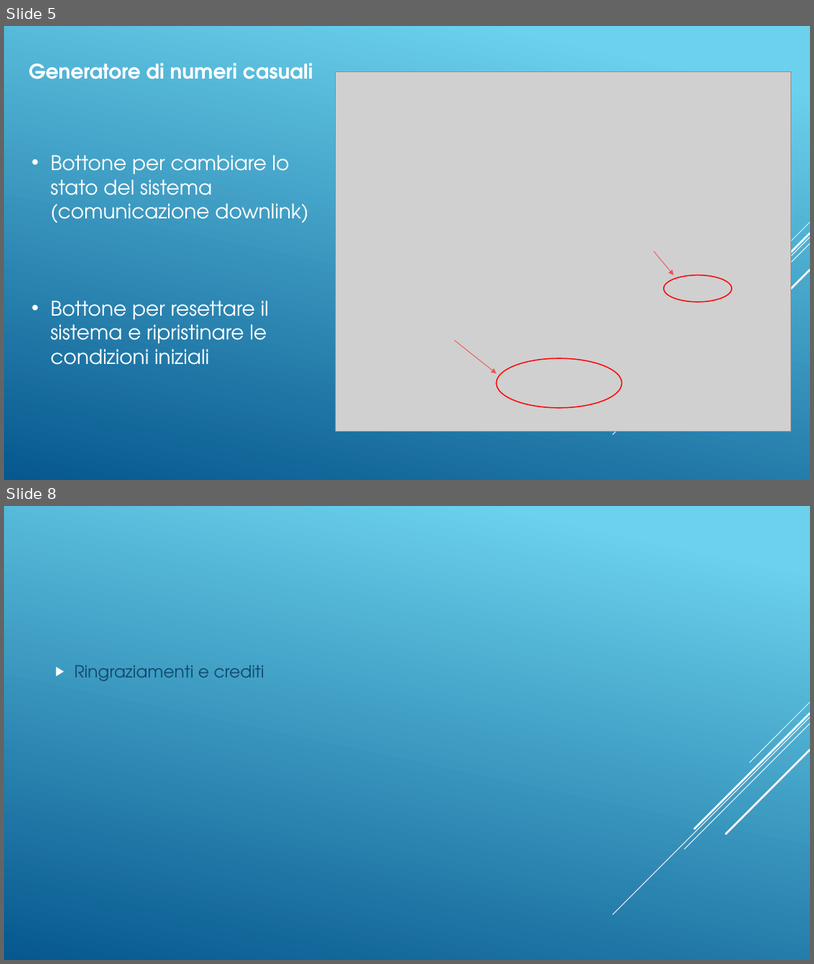
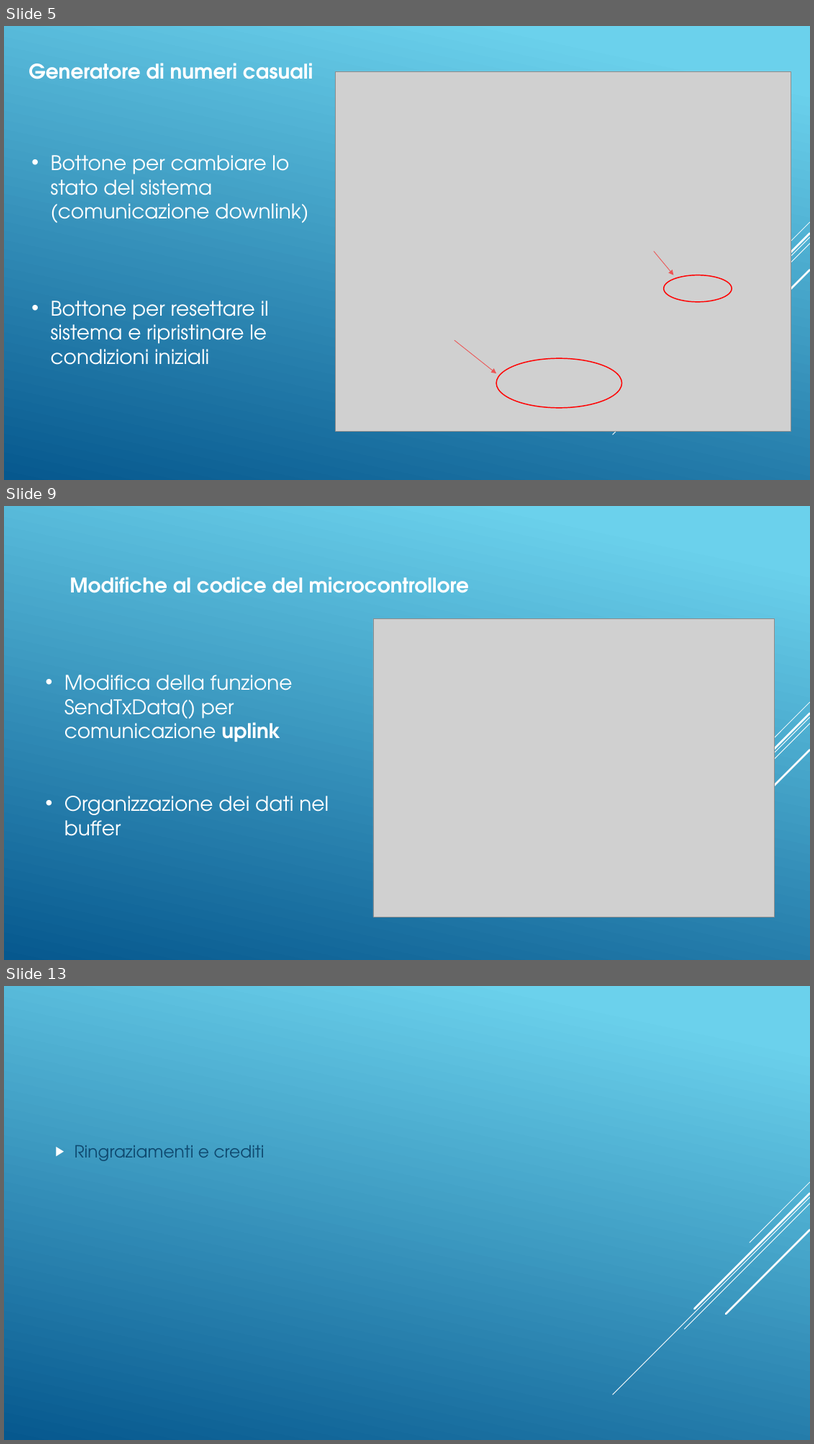
Before and after one commit to DaddaOperator/STM-Micro-Exercises-PLSD-, a slide deck: PresentazioneOfficial.pptx. Shown one above the other, each under a label of ours: slides 5 and 8 before the commit, slides 5, 9 and 13 after it; the slides between them are not shown. The pictures are 814x964 and 814x1444 pixels, drawn with LibreOffice and Linux fonts; fonts in the diff are those of the drawing; grey boxes stand for pictures. Boxes give left, top, right and bottom in pixels: in the first picture for what was removed or moved away, otherwise in the second. Text is boxed around its words. In the diff, an @@ line names an element or a change of style, - is before the commit and + after.

Commit message:
immagini aggiunte e modifica ppt

```diff
--- a/PresentazioneOfficial.pptx
+++ b/PresentazioneOfficial.pptx
@@ slide 9 added at [4, 506, 810, 960], background gradient #6ED2EB to #06588E; not listed: 5 template elements that a slide beside it also shows @@
@@ text added at [70, 577, 469, 593], 24 pt, text #FFFFFF, bold @@
+Modifiche al codice del microcontrollore
@@ picture added at [373, 618, 775, 916] @@
@@ text added at [64, 674, 329, 836], 24 pt, text #FFFFFF @@
+• Modifica della funzione SendTxData() per comunicazione uplink
+• Organizzazione dei dati nel buffer
@@ what was slide 8 is now slide 13 @@
```
Also in this commit, not shown: 2 slides changed, 4 other slides added, 5 other files.
